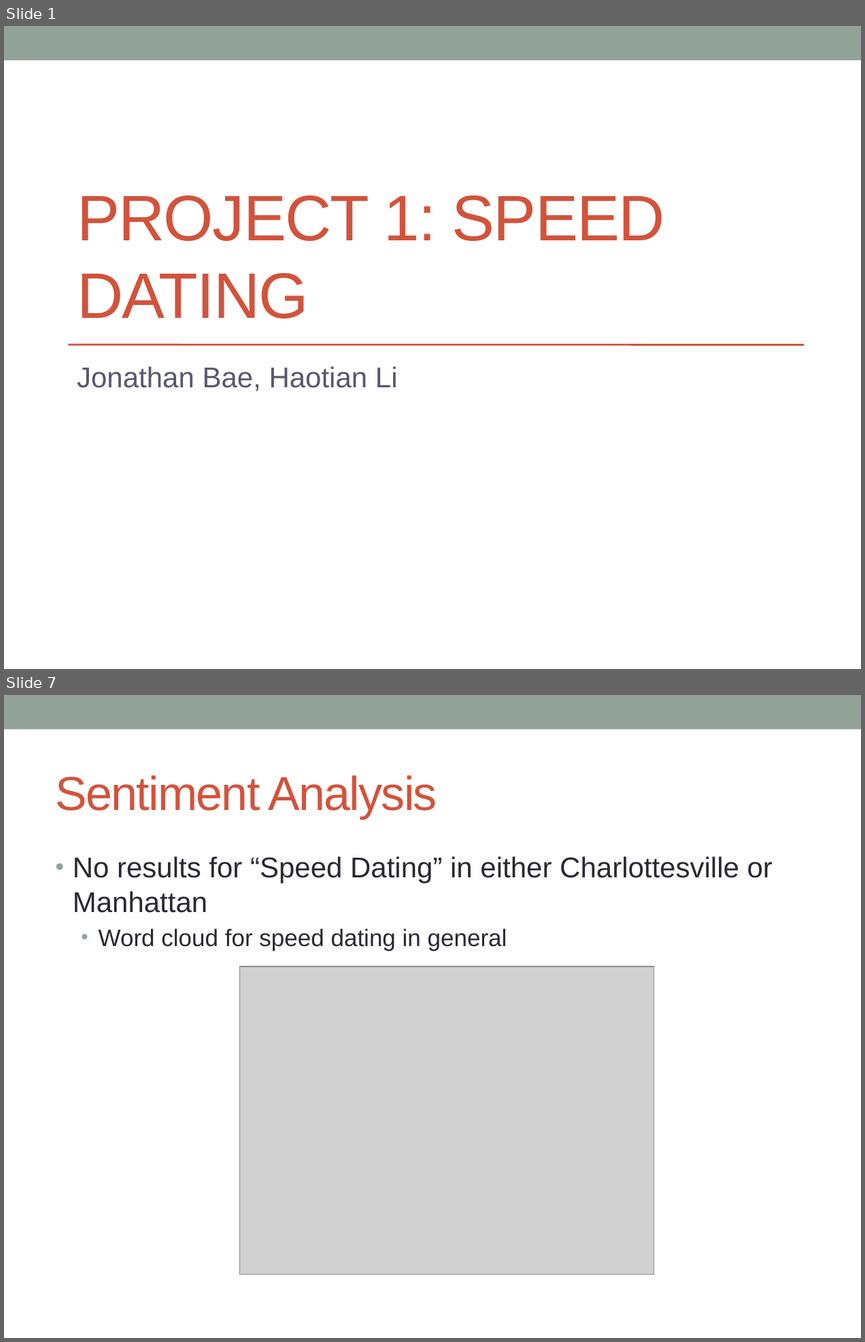
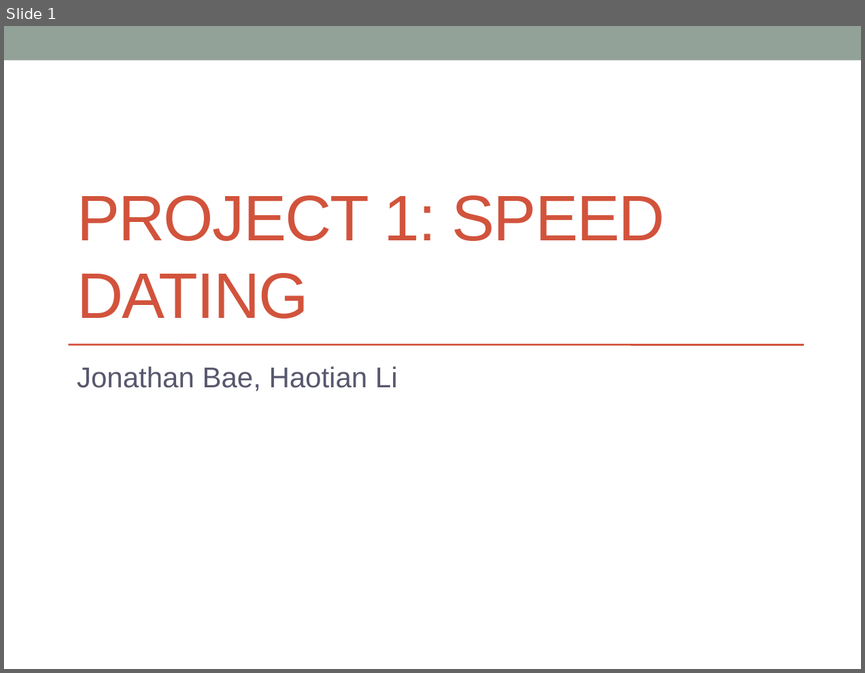
Before and after one commit to jonathanbae/4559Project1, a slide deck: baej.lih.project-1 Presentation.pptx. Shown one above the other, each under a label of ours: slides 1 and 7 before the commit, slide 1 after it; the slides between them are not shown. The pictures are 865x1342 and 865x673 pixels, drawn with LibreOffice and Linux fonts; fonts in the diff are those of the drawing; grey boxes stand for pictures. Boxes give left, top, right and bottom in pixels: in the first picture for what was removed or moved away, otherwise in the second. Text is boxed around its words. In the diff, an @@ line names an element or a change of style, - is before the commit and + after.

```diff
--- a/baej.lih.project-1 Presentation.pptx
+++ b/baej.lih.project-1 Presentation.pptx
@@ slide 7 removed at (4,695,861,1338), background #FFFFFF; not listed: 1 template element that a slide beside it also shows @@
@@ title removed at (56,775,437,819) @@
-Sentiment Analysis
@@ text removed at (73,856,772,951) @@
-• No results for “Speed Dating” in either Charlottesville or Manhattan
-  • Word cloud for speed dating in general
@@ picture removed at (239,966,653,1274) @@
```
Also in this commit, not shown: 4 slides changed, 3 slides added, 6 other slides removed, 1 other file.
